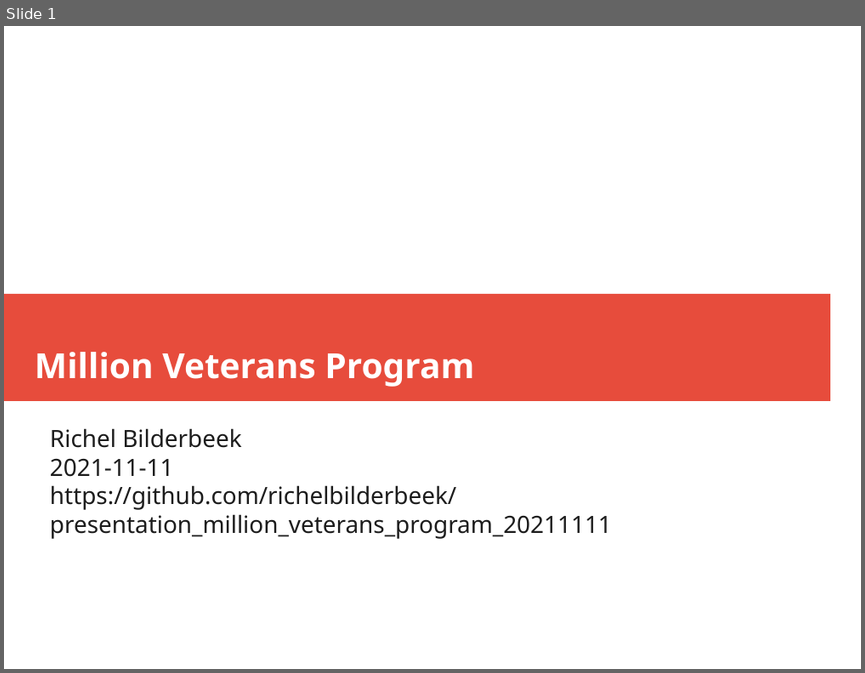
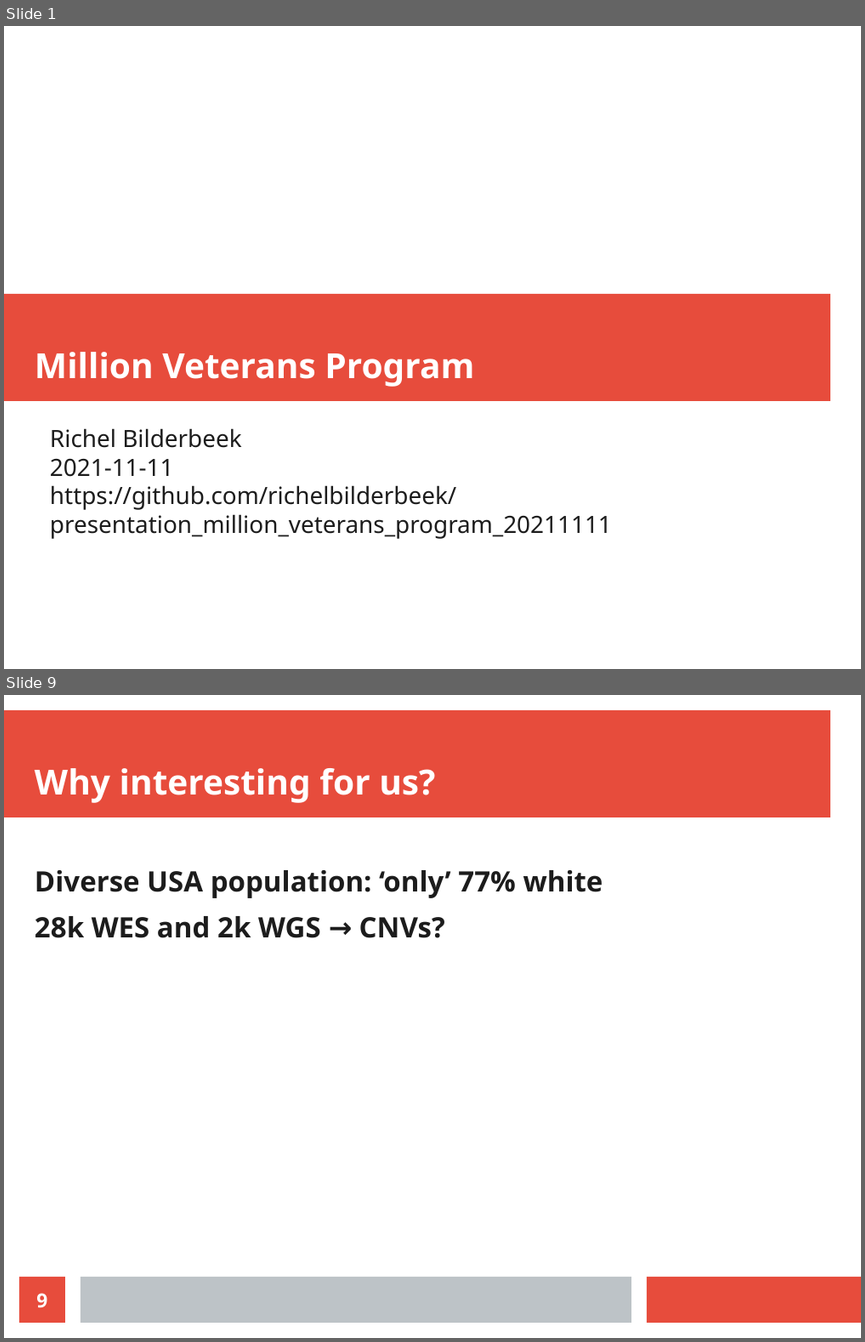
Before and after one commit to richelbilderbeek/presentation_million_veterans_program_20211111, a slide deck: presentation_million_veterans_program_20211111.odp. Shown one above the other, each under a label of ours: slide 1 before the commit, slides 1 and 9 after it; the slides between them are not shown. The pictures are 865x673 and 865x1342 pixels, drawn with LibreOffice and Linux fonts; fonts in the diff are those of the drawing. Boxes give left, top, right and bottom in pixels: in the first picture for what was removed or moved away, otherwise in the second. Text is boxed around its words. In the diff, an @@ line names an element or a change of style, - is before the commit and + after.

```diff
--- a/presentation_million_veterans_program_20211111.odp
+++ b/presentation_million_veterans_program_20211111.odp
@@ slide 9 added at (4,695,861,1338), background #FFFFFF @@
@@ rectangle added at (4,710,830,818), fill #E74C3C @@
@@ title added at (35,768,435,803), 32 pt, text #FFFFFF, bold @@
+Why interesting for us?
@@ text added at (35,870,603,938), 26 pt, text #1C1C1C, bold @@
+Diverse USA population: ‘only’ 77% white
+28k WES and 2k WGS → CNVs?
@@ page number added at (19,1276,65,1322), fill #E74C3C, 18 pt, text #FFFFFF, bold @@
+9
@@ rectangle added at (80,1276,631,1322), fill #BDC3C7 @@
@@ rectangle added at (647,1276,861,1322), fill #E74C3C @@
```
Also in this commit, not shown: 7 other slides added, 1 slide removed, 2 other files.
